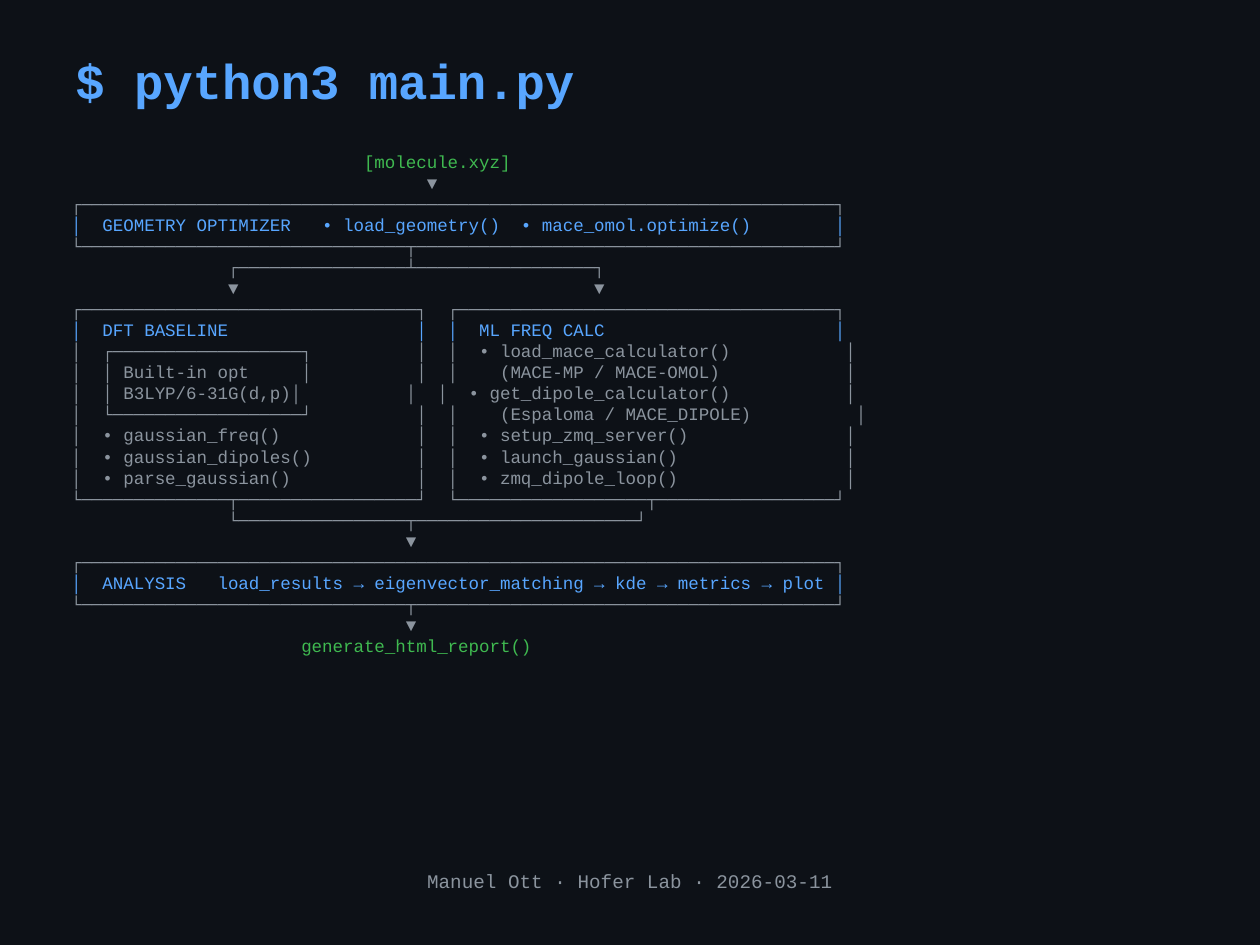
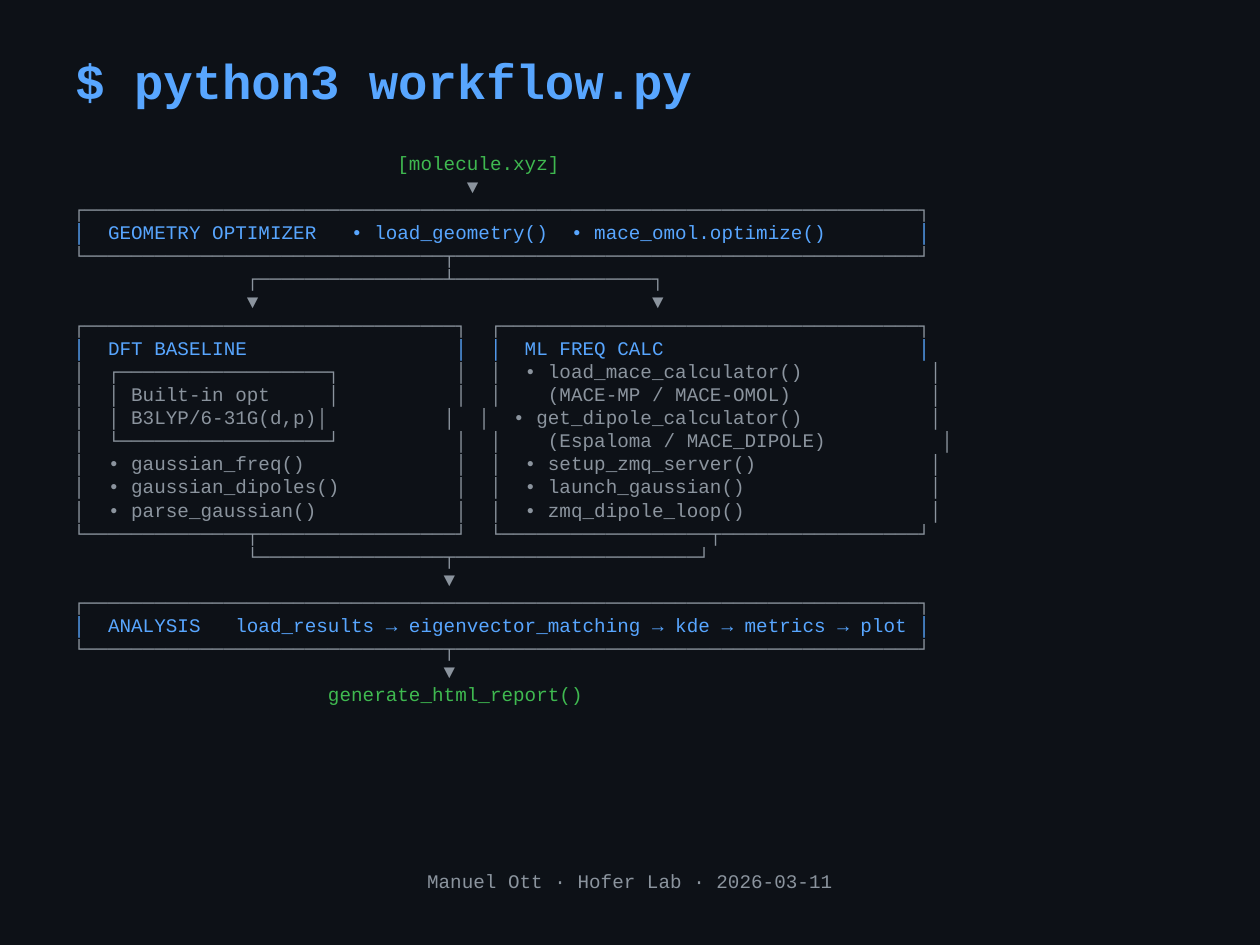
Before and after one commit to mott91/mace_gaussian_interface, a slide deck: slide 4 of presentation/presentation_v2.pptx. Drawn at 1260x945 pixels with LibreOffice and Linux fonts; fonts in the diff are those of the drawing. Boxes give left, top, right and bottom in pixels: in the first picture for what was removed or moved away, otherwise in the second. Text is boxed around its words. In the diff, an @@ line names an element or a change of style, - is before the commit and + after.

```diff
--- a/presentation/presentation_v2.pptx
+++ b/presentation/presentation_v2.pptx
@@ text at bbox=[134, 63, 692, 109]: text changed @@
-$ python3 main.py
+$ python3 workflow.py
@@ text "[molecule.xyz]" at bbox=[108, 156, 906, 705]: size 10 to 11 pt @@
```
Also in this commit, not shown: 1 other slide changed, 1 slide added, 1 other file.
